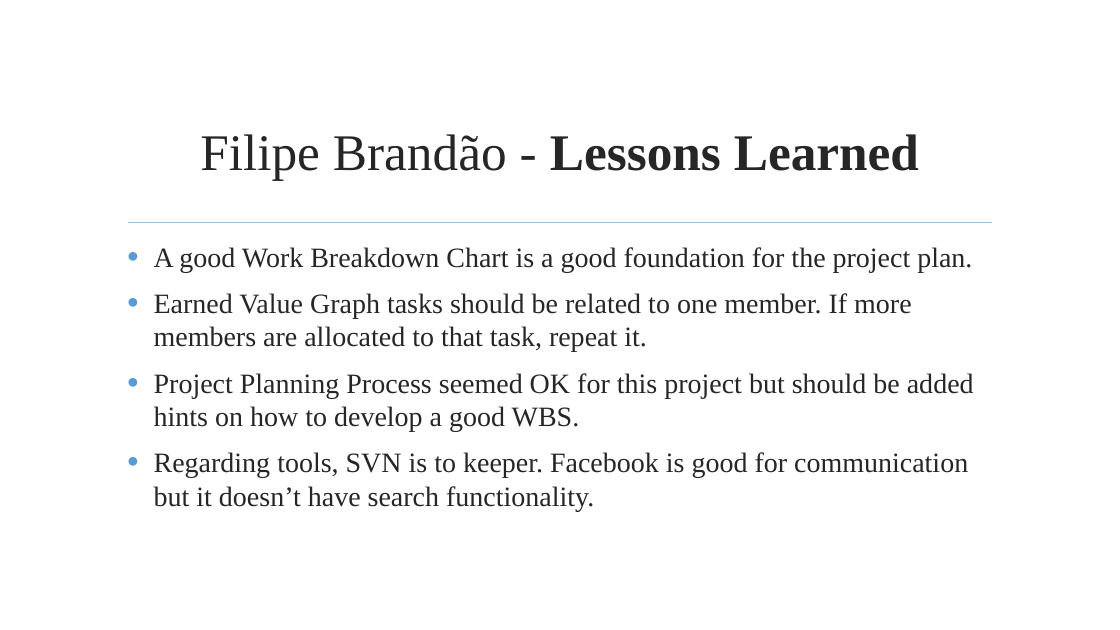
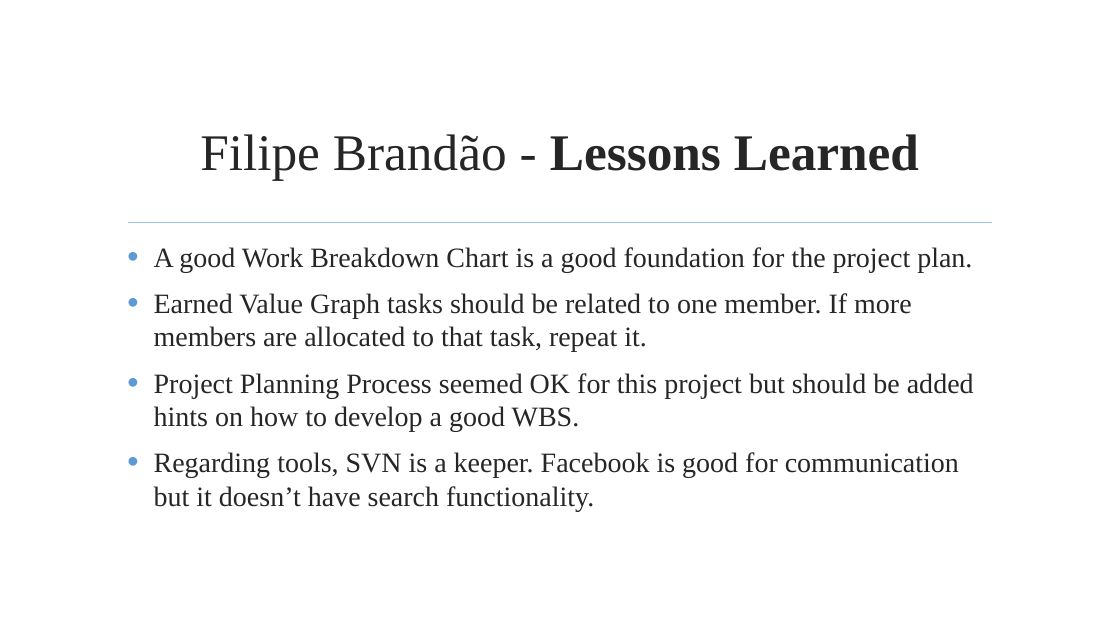
Before and after one commit to jmgirao/projetosoftware1213, a slide deck: slide 61 of Final Presentation/Presentation.pptx. Drawn at 1120x630 pixels with LibreOffice and Linux fonts; fonts in the diff are those of the drawing; background and template pictures are left out. Boxes give left, top, right and bottom in pixels: in the first picture for what was removed or moved away, otherwise in the second. Text is boxed around its words. In the diff, an @@ line names an element or a change of style, - is before the commit and + after.

```diff
--- a/Final Presentation/Presentation.pptx
+++ b/Final Presentation/Presentation.pptx
@@ text at (154,452,959,512): text changed @@
-• Regarding tools, SVN is to keeper. Facebook is good for communication but it doesn’t have search functionality.
+• Regarding tools, SVN is a keeper. Facebook is good for communication but it doesn’t have search functionality.
```
Also in this commit, not shown: 14 other slides changed.
